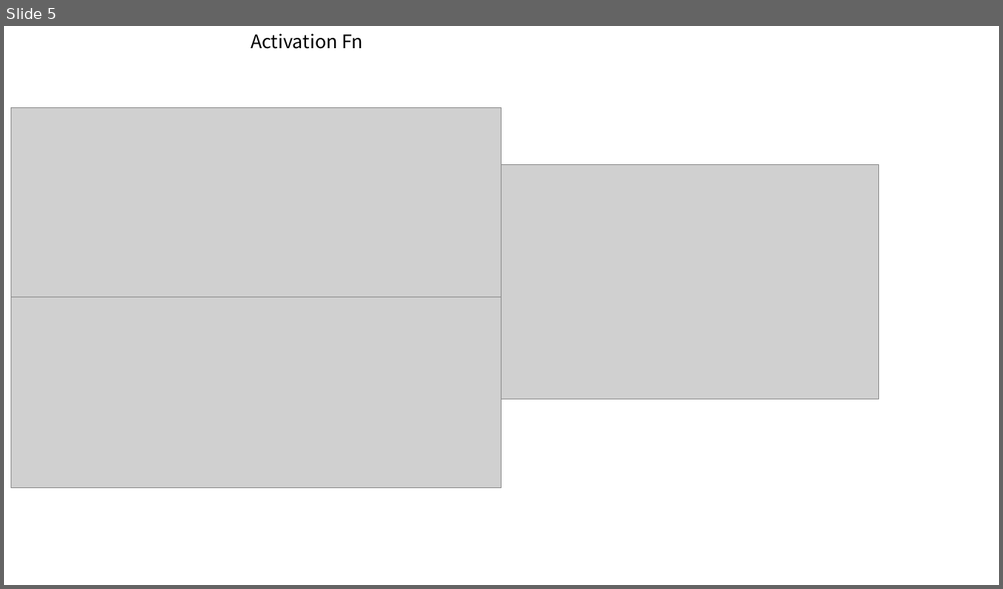
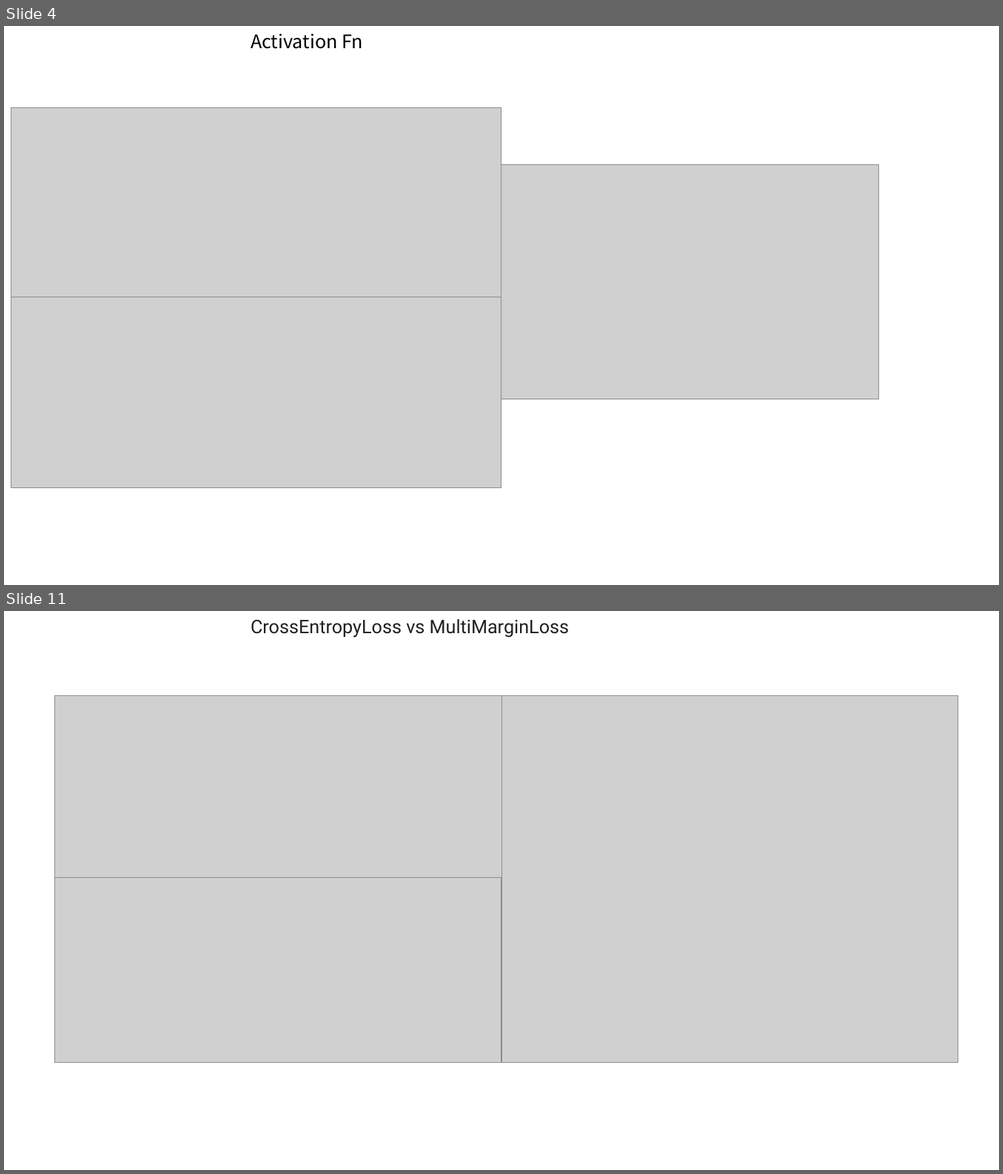
Before and after one commit to cukminseo/Basic_NN_Architecture, a slide deck: cancer.pptx. Shown one above the other, each under a label of ours: slide 5 before the commit, slides 4 and 11 after it; the slides between them are not shown. The pictures are 1003x589 and 1003x1174 pixels, drawn with LibreOffice and Linux fonts; fonts in the diff are those of the drawing; grey boxes stand for pictures. Boxes give left, top, right and bottom in pixels: in the first picture for what was removed or moved away, otherwise in the second. Text is boxed around its words. In the diff, an @@ line names an element or a change of style, - is before the commit and + after.

```diff
--- a/cancer.pptx
+++ b/cancer.pptx
@@ slide 11 added at <box>4,611,999,1170</box>, background #FFFFFF @@
@@ text added at <box>250,619,569,638</box>, 18 pt, text #212121 @@
+CrossEntropyLoss vs MultiMarginLoss
@@ picture added at <box>55,695,503,878</box> @@
@@ picture added at <box>503,695,959,1063</box> @@
@@ picture added at <box>55,878,502,1063</box> @@
@@ what was slide 5 is now slide 4 @@
```
Also in this commit, not shown: 1 slide changed, 7 other slides added, 6 other files.
